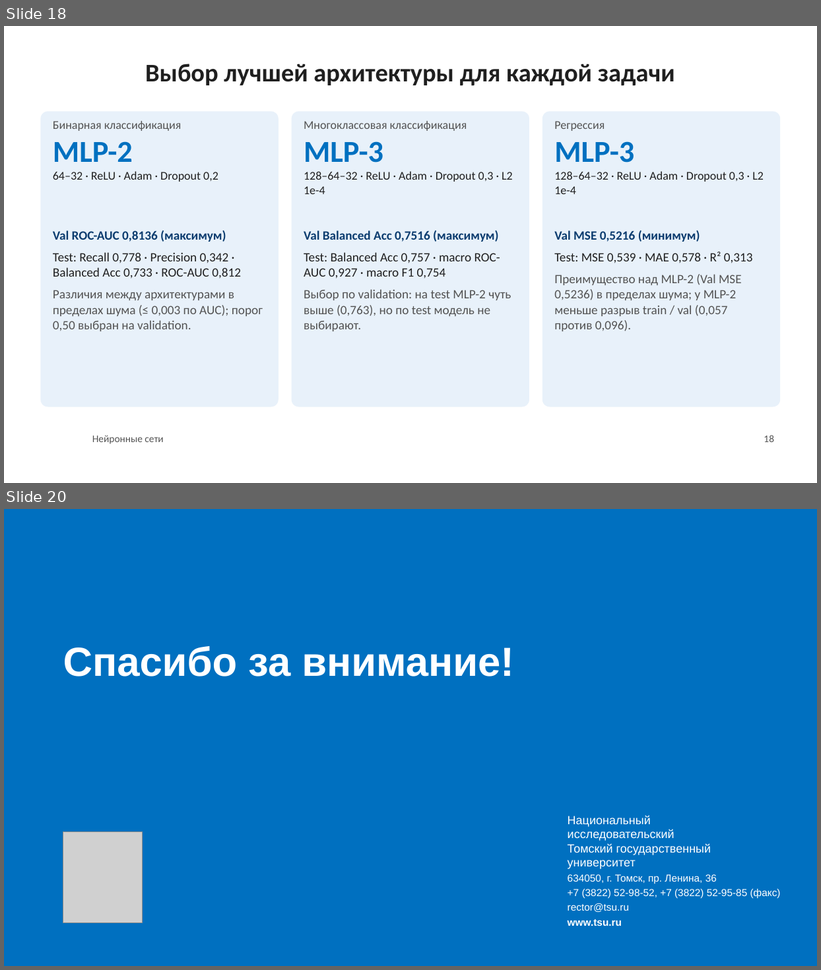
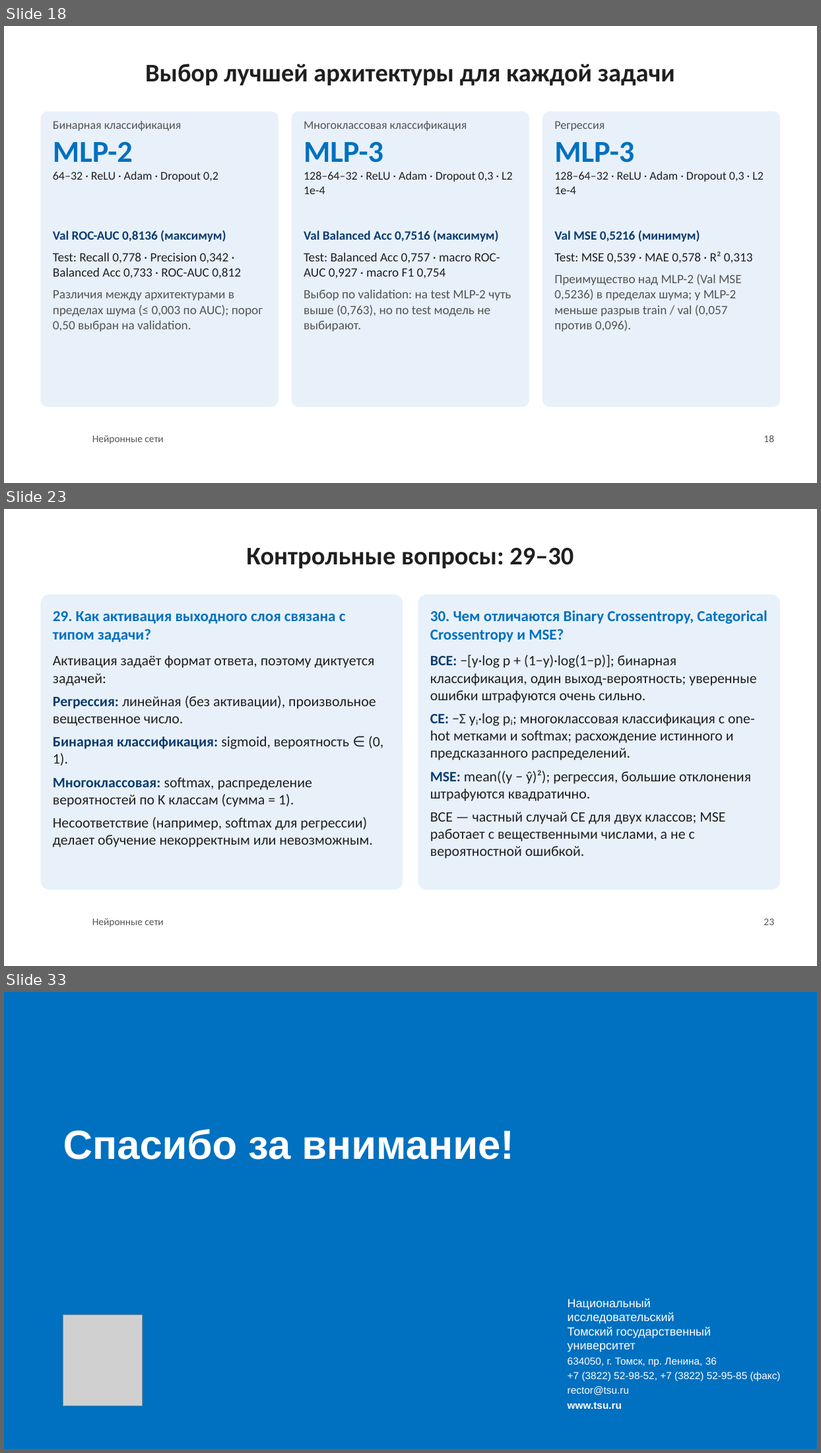
Before and after one commit to sergeydorof/neural_networks_labs, a slide deck: lab1/NN_Lab1_presentation.pptx. Shown one above the other, each under a label of ours: slides 18 and 20 before the commit, slides 18, 23 and 33 after it; the slides between them are not shown. The pictures are 821x970 and 821x1453 pixels, drawn with LibreOffice and Linux fonts; fonts in the diff are those of the drawing; grey boxes stand for pictures; background and template pictures are left out. Boxes give left, top, right and bottom in pixels: in the first picture for what was removed or moved away, otherwise in the second. Text is boxed around its words. In the diff, an @@ line names an element or a change of style, - is before the commit and + after.

```diff
--- a/lab1/NN_Lab1_presentation.pptx
+++ b/lab1/NN_Lab1_presentation.pptx
@@ slide 23 added at (4,509,817,966), background #FFFFFF; not listed: 1 template element that a slide beside it also shows @@
@@ title added at (246,547,574,568), 30 pt, text #1F1F1F, bold @@
+Контрольные вопросы: 29–30
@@ rounded rectangle added at (40,594,403,890), fill #E8F1FA @@
@@ rounded rectangle added at (418,594,781,890), fill #E8F1FA @@
@@ text added at (53,611,384,848), 17 pt, text #1F1F1F @@
+29. Как активация выходного слоя связана с типом задачи?
+Активация задаёт формат ответа, поэтому диктуется задачей:
+Регрессия: линейная (без активации), произвольное вещественное число.
+Бинарная классификация: sigmoid, вероятность ∈ (0, 1).
+Многоклассовая: softmax, распределение вероятностей по K классам (сумма = 1).
+Несоответствие (например, softmax для регрессии) делает обучение некорректным или невозможным.
@@ text added at (430,610,767,859), 17 pt, text #1F1F1F @@
+30. Чем отличаются Binary Crossentropy, Categorical Crossentropy и MSE?
+BCE: −[y·log p + (1−y)·log(1−p)]; бинарная классификация, один выход-вероятность; уверенные ошибки штрафуются очень сильно.
+CE: −Σ yᵢ·log pᵢ; многоклассовая классификация с one-hot метками и softmax; расхождение истинного и предсказанного распределений.
+MSE: mean((y − ŷ)²); регрессия, большие отклонения штрафуются квадратично.
+BCE — частный случай CE для двух классов; MSE работает с вещественными числами, а не с вероятностной ошибкой.
@@ page number added at (764,919,774,925), 12 pt, text #535353 @@
+23
@@ what was slide 20 is now slide 33 @@
```
Also in this commit, not shown: 1 slide changed, 12 other slides added, 5 other files.
